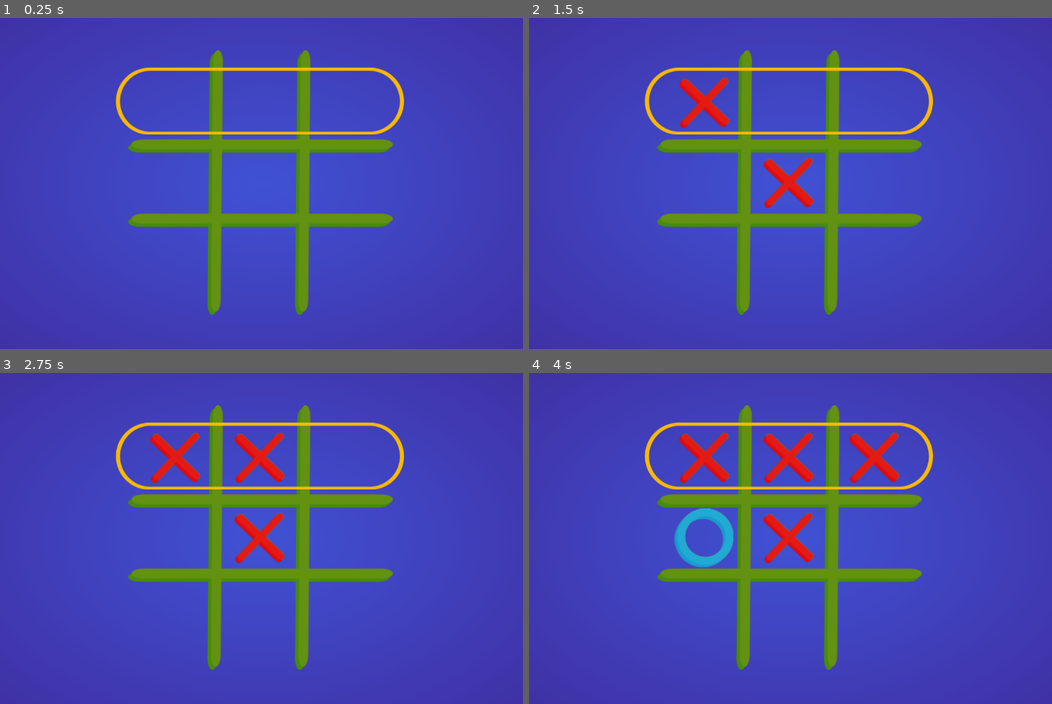
Above: before the commit, frames 1-4 (two rows, left to right).
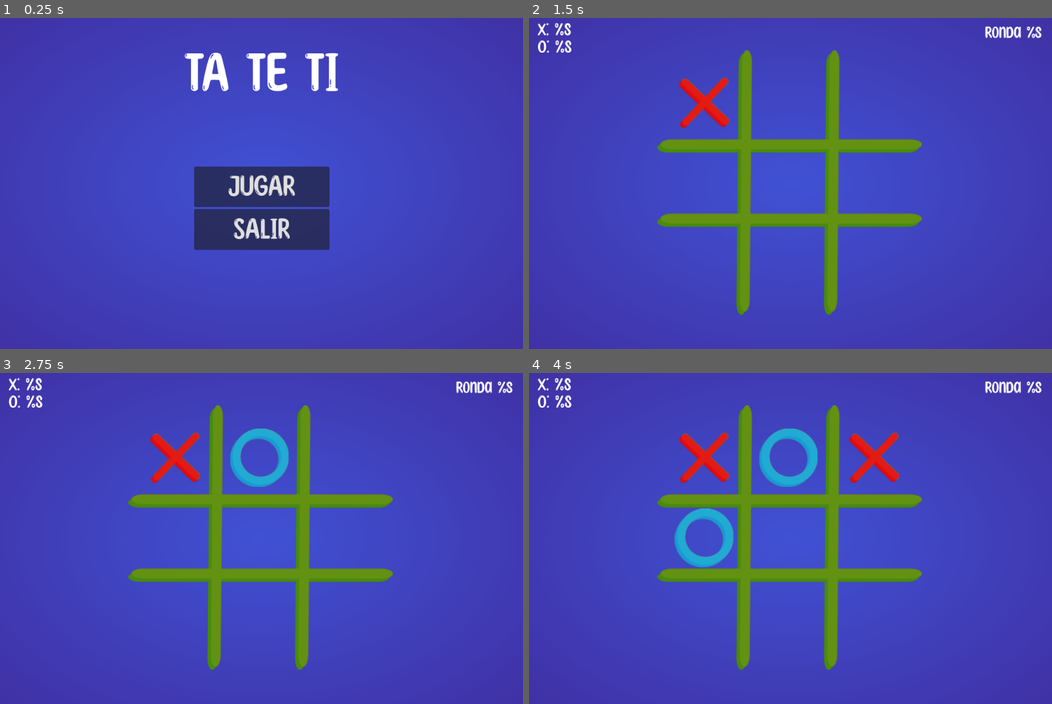
Above: after the commit, the same moments.

Repository: Exequiel25/TA-TE-TI
Game: Godot game, scene res://src/UI/pantalla_ppal.tscn
The game is run twice, just before and just after one commit, with the same random seed, the same clock (stepped at 60 frames per second) and the same inputs. Before the commit the project starts from res://src/Tableros/tablero_3x_3.tscn.
Inputs (mouse positions are in pixels of both pictures, inside the frame that each line leads up to):
- Up to frame 1 (0.25 s): no input
- Up to frame 2 (1.5 s): click (790, 186) at 0.5 s, where only the run after the commit has a clickable "JUGAR"; tap Enter at 1.25 s; move the mouse to (701, 104) at 1.27 s; click (701, 104) at 1.42 s
- Up to frame 3 (2.75 s): tap Space at 2 s; move the mouse to (261, 459) at 2.02 s; click (261, 459) at 2.17 s
- Up to frame 4 (4 s): tap Enter at 2.75 s; move the mouse to (874, 459) at 2.77 s; click (874, 459) at 2.92 s; tap Space at 3.5 s; move the mouse to (701, 538) at 3.52 s; click (701, 538) at 3.67 s

The runs differ from the first frame. In frame 1, 15% of the frame differs, in the area x 22-78%, y 9-90%; in frame 2, 2.6%; in frame 3, 3.9%; in frame 4, 3.9%.

Commit message:
UI mejoras, juego funcionando, labels posicionadas

Diff:
--- a/project.godot
+++ b/project.godot
@@ -11,14 +11,18 @@
 [application]
 
 config/name="TA-TE-TI"
-run/main_scene="res://src/Tableros/tablero_3x_3.tscn"
+run/main_scene="res://src/UI/pantalla_ppal.tscn"
 config/features=PackedStringArray("4.0", "Forward Plus")
 config/icon="res://icon.svg"
 
 [autoload]
 
-GameData="*res://src/Autoload/game_data.tscn"
+GameData3x3="*res://src/Autoload/game_data3x3.tscn"
 
 [display]
 
 window/size/viewport_width=1024
+
+[rendering]
+
+renderer/rendering_method="mobile"
--- a/src/Areas/AreaSeleccionable.gd
+++ b/src/Areas/AreaSeleccionable.gd
@@ -23,7 +23,7 @@
 	$sombra.hide()
 
 func set_texture():
-	if (GameData.turn):
+	if (GameData3x3.turn):
 		$x_o.texture = x
 		$sombra.texture = x_sombra
 	else:
@@ -36,5 +36,5 @@
 			selected = true
 			$sombra.hide()
 			$x_o.show()
-			GameData.play(pos)
+			GameData3x3.play(pos)
 			return true
--- a/src/Areas/focus3x3.tscn
+++ b/src/Areas/focus3x3.tscn
@@ -1,17 +1,61 @@
-[gd_scene load_steps=3 format=3 uid="uid://culltffopxhcb"]
+[gd_scene load_steps=6 format=3 uid="uid://culltffopxhcb"]
 
-[ext_resource type="Texture2D" uid="uid://b744d65w2w4ng" path="res://art/mask.png" id="1_pp7gd"]
-[ext_resource type="Texture2D" uid="uid://tialb5cqd607" path="res://art/mask_border.png" id="2_4knng"]
+[ext_resource type="Texture2D" uid="uid://tialb5cqd607" path="res://art/mask_border.png" id="1_mwcnd"]
+[ext_resource type="Texture2D" uid="uid://b744d65w2w4ng" path="res://art/mask.png" id="2_0djn3"]
+
+[sub_resource type="Animation" id="Animation_qnam4"]
+length = 0.001
+tracks/0/type = "value"
+tracks/0/imported = false
+tracks/0/enabled = true
+tracks/0/path = NodePath("PointLight2D/WinnerMask:visible")
+tracks/0/interp = 1
+tracks/0/loop_wrap = true
+tracks/0/keys = {
+"times": PackedFloat32Array(0),
+"transitions": PackedFloat32Array(1),
+"update": 1,
+"values": [false]
+}
+
+[sub_resource type="Animation" id="Animation_cp6hd"]
+resource_name = "blink"
+loop_mode = 1
+tracks/0/type = "value"
+tracks/0/imported = false
+tracks/0/enabled = true
+tracks/0/path = NodePath("PointLight2D/WinnerMask:visible")
+tracks/0/interp = 1
+tracks/0/loop_wrap = true
+tracks/0/keys = {
+"times": PackedFloat32Array(0, 0.8),
+"transitions": PackedFloat32Array(1, 1),
+"update": 1,
+"values": [true, false]
+}
+
+[sub_resource type="AnimationLibrary" id="AnimationLibrary_f7yfb"]
+_data = {
+"RESET": SubResource("Animation_qnam4"),
+"blink": SubResource("Animation_cp6hd")
+}
 
 [node name="Focus3x3" type="Node2D"]
 light_mask = 2
+metadata/_edit_group_ = true
 
 [node name="PointLight2D" type="PointLight2D" parent="."]
 light_mask = 2
-texture = ExtResource("1_pp7gd")
+blend_mode = 2
+texture = ExtResource("2_0djn3")
 
-[node name="Sprite2D" type="Sprite2D" parent="PointLight2D"]
+[node name="WinnerMask" type="Sprite2D" parent="PointLight2D"]
+visible = false
 light_mask = 2
-texture = ExtResource("2_4knng")
+texture = ExtResource("1_mwcnd")
 
 [node name="AnimationPlayer" type="AnimationPlayer" parent="."]
+autoplay = "blink"
+libraries = {
+"": SubResource("AnimationLibrary_f7yfb")
+}
--- a/src/Autoload/game_data.gd
+++ /dev/null
@@ -1,58 +0,0 @@
-extends Node
-
-@onready var x = preload("res://art/x.png")
-@onready var o = preload("res://art/o.png")
-@onready var x_sombra = preload("res://art/x_sombra.png")
-@onready var o_sombra = preload("res://art/o_sombra.png")
-
-var turn: bool = true	# True is for 'x' and False is for 'o'
-var win: bool = false
-
-var x_score: int = 0
-var o_score: int = 0
-
-# 0 is for empty, 1 is for 'x' and 2 is for 'o'
-var board = [[0,0,0],[0,0,0],[0,0,0]]
-
-func reset_board():
-	for i in range(3):
-		for j in range(3):
-			board[i][j] = 0
-
-func _ready():
-	reset_board()
-
-func check_win():
-	if board[0][0] == board[0][1] and board[0][1] == board[0][2] and board[0][0] != 0:
-		return true
-	elif board[1][0] == board[1][1] and board[1][1] == board[1][2] and board[1][0] != 0:
-		return true
-	elif board[2][0] == board[2][1] and board[2][1] == board[2][2] and board[2][0] != 0:
-		return true
-	elif board[0][0] == board[1][0] and board[1][0] == board[2][0] and board[0][0] != 0:
-		return true
-	elif board[0][1] == board[1][1] and board[1][1] == board[2][1] and board[0][1] != 0:
-		return true
-	elif board[0][2] == board[1][2] and board[1][2] == board[2][2] and board[0][2] != 0:
-		return true
-	elif board[0][0] == board[1][1] and board[1][1] == board[2][2] and board[0][0] != 0:
-		return true
-	elif board[0][2] == board[1][1] and board[1][1] == board[2][0] and board[0][2] != 0:
-		return true
-	else:
-		return false
-
-func play(pos):
-	board[pos/3][pos%3] = 1 if turn else 2
-	win = check_win()
-	if win:
-		player_won()
-
-func player_won():
-	if turn:
-		x_score += 1
-	else:
-		o_score += 1
-	reset_board()
-	turn = not turn
-	win = false
--- a/src/Autoload/game_data.tscn
+++ /dev/null
@@ -1,6 +0,0 @@
-[gd_scene load_steps=2 format=3 uid="uid://lks4slb7lm3t"]
-
-[ext_resource type="Script" path="res://src/Autoload/game_data.gd" id="1_8e1ur"]
-
-[node name="GameData" type="Node"]
-script = ExtResource("1_8e1ur")
--- /dev/null
+++ b/src/Autoload/game_data3x3.gd
@@ -0,0 +1,141 @@
+extends Node
+
+@onready var x = preload("res://art/x.png")
+@onready var o = preload("res://art/o.png")
+@onready var x_sombra = preload("res://art/x_sombra.png")
+@onready var o_sombra = preload("res://art/o_sombra.png")
+
+@onready var focus = preload("res://src/Areas/focus3x3.tscn")
+
+var turn: bool = true	# True is for 'x' and False is for 'o'
+var win: bool = false
+var paused: bool = false
+
+var x_score: int = 0
+var o_score: int = 0
+
+# 0 is for empty, 1 is for 'x' and 2 is for 'o'
+var board = [[0,0,0],[0,0,0],[0,0,0]]
+# first char is 'h' for horizontal, 'v' for vertical and 'd' for diagonal
+# second char is 't' for top, 'm' for middle and 'b' for bottom
+# third char is 'l' for left, 'c' for center and 'r' for right
+var win_line = ""
+
+var timer = Timer.new()
+
+
+func reset_board():
+	for i in range(3):
+		for j in range(3):
+			board[i][j] = 0
+
+func _ready():
+	reset_board()
+	timer.connect("timeout", _on_wait_timer_timeout)
+	timer.wait_time = 2
+	timer.one_shot = true
+	add_child(timer)
+
+
+func check_win():
+	if board[0][0] == board[0][1] and board[0][1] == board[0][2] and board[0][0] != 0:
+		win_line = "htc"
+		return true
+	elif board[1][0] == board[1][1] and board[1][1] == board[1][2] and board[1][0] != 0:
+		win_line = "hmc"
+		return true
+	elif board[2][0] == board[2][1] and board[2][1] == board[2][2] and board[2][0] != 0:
+		win_line = "hbc"
+		return true
+	elif board[0][0] == board[1][0] and board[1][0] == board[2][0] and board[0][0] != 0:
+		win_line = "vtl"
+		return true
+	elif board[0][1] == board[1][1] and board[1][1] == board[2][1] and board[0][1] != 0:
+		win_line = "vtc"
+		return true
+	elif board[0][2] == board[1][2] and board[1][2] == board[2][2] and board[0][2] != 0:
+		win_line = "vtr"
+		return true
+	elif board[0][0] == board[1][1] and board[1][1] == board[2][2] and board[0][0] != 0:
+		win_line = "dtl"
+		return true
+	elif board[0][2] == board[1][1] and board[1][1] == board[2][0] and board[0][2] != 0:
+		win_line = "dtr"
+		return true
+	else:
+		return false
+
+func play(pos):
+	board[pos/3][pos%3] = 1 if turn else 2
+	win = check_win()
+	if win:
+		player_won()
+	turn = not turn
+
+func place_marker():
+	# Create a CanvasLayer called FgCanvasaLayer
+	var canvas_node = CanvasLayer.new()
+	canvas_node.name = "MaskCanvasLayer"
+	canvas_node.layer = 1
+	add_child(canvas_node)
+
+	# Create a TextureRect called Marker
+	var marker = TextureRect.new()
+	marker.name = "Marker"
+	# center layout
+	marker.set_anchors_preset(Control.PRESET_CENTER)
+	canvas_node.add_child(marker)
+
+	# Add marker as canvas_node child
+	var inst = focus.instantiate()
+	inst.name = "Focus"
+
+	# Set position and direction
+	if win_line[0] == "h":	# Horizontal
+		inst.rotation_degrees = 0
+		if win_line[1] == "t":	# top
+			inst.position.y -= 158
+		elif win_line[1] == "b":	# bottom
+			inst.position.y += 152
+	elif win_line[0] == "v":	# Vertical
+		inst.rotation_degrees = 90
+		inst.position.x -= 4
+		if win_line[2] == "l":	# left
+			inst.position.x -= 165
+		elif win_line[2] == "r":	# right
+			inst.position.x += 166
+	elif win_line[0] == "d":
+		inst.rotation_degrees = 45 if win_line[2] == "l" else -45
+		inst.scale.x = 1.2
+		inst.scale.y = 1.1
+
+	marker.add_child(inst)
+
+func player_won():
+	place_marker()
+	if turn:
+		x_score += 1
+	else:
+		o_score += 1
+
+	timer.start()
+
+
+func reset_game():
+	# reset_board()
+	win = false
+	x_score = 0
+	o_score = 0
+	turn = true
+
+func remove_pause_instance():
+	$PantallaFinalPartida.queue_free()
+	$MaskCanvasLayer.queue_free()
+	reset_board()
+
+
+func _on_wait_timer_timeout():
+	var pause_instance = load("res://src/UI/pantalla_final_partida.tscn").instantiate()
+	add_child(pause_instance)
+	paused = true
+	get_tree().paused = true
--- /dev/null
+++ b/src/Autoload/game_data3x3.tscn
@@ -0,0 +1,6 @@
+[gd_scene load_steps=2 format=3 uid="uid://cx6rr76pv4j0m"]
+
+[ext_resource type="Script" path="res://src/Autoload/game_data3x3.gd" id="1_8e1ur"]
+
+[node name="GameData3x3" type="Node"]
+script = ExtResource("1_8e1ur")
--- a/src/Tableros/grilla.gd
+++ b/src/Tableros/grilla.gd
@@ -4,20 +4,20 @@
 
 func _ready():
 	for child in children:
-		if (GameData.turn):
-			child.x_o.texture = GameData.x
-			child.sombra.texture = GameData.x_sombra
+		if (GameData3x3.turn):
+			child.x_o.texture = GameData3x3.x
+			child.sombra.texture = GameData3x3.x_sombra
 		else:
-			child.x_o.texture = GameData.o
-			child.sombra.texture = GameData.o_sombra
-		GameData.turn = not GameData.turn
+			child.x_o.texture = GameData3x3.o
+			child.sombra.texture = GameData3x3.o_sombra
+		GameData3x3.turn = not GameData3x3.turn
 
 func _on_area_clicked():
 	for child in children:
-		if (GameData.turn):
-			child.x_o.texture = GameData.x
-			child.sombra.texture = GameData.x_sombra
+		if (GameData3x3.turn):
+			child.x_o.texture = GameData3x3.x
+			child.sombra.texture = GameData3x3.x_sombra
 		else:
-			child.x_o.texture = GameData.o
-			child.sombra.texture = GameData.o_sombra
-		GameData.turn = not GameData.turn
+			child.x_o.texture = GameData3x3.o
+			child.sombra.texture = GameData3x3.o_sombra
+		GameData3x3.turn = not GameData3x3.turn
--- a/src/Tableros/tablero_3x_3.tscn
+++ b/src/Tableros/tablero_3x_3.tscn
@@ -3,14 +3,15 @@
 [ext_resource type="Texture2D" uid="uid://cewds7dxrich4" path="res://art/bg.png" id="1_tpw67"]
 [ext_resource type="Texture2D" uid="uid://cb3wto76pu5hi" path="res://art/grid.png" id="2_xmwr5"]
 [ext_resource type="PackedScene" uid="uid://cas1yl7eby3l7" path="res://src/Areas/AreaSeleccionable.tscn" id="3_llxfi"]
-[ext_resource type="PackedScene" uid="uid://culltffopxhcb" path="res://src/Areas/focus3x3.tscn" id="4_fc6mj"]
+[ext_resource type="PackedScene" uid="uid://d3o6jac12f2h0" path="res://src/UI/hud.tscn" id="4_qse88"]
 
 [node name="Tablero3x3" type="Node2D"]
+position = Vector2(0, 1)
 metadata/_edit_horizontal_guides_ = [323.0]
 metadata/_edit_vertical_guides_ = [509.0]
 
 [node name="BgCanvasLayer" type="CanvasLayer" parent="."]
-layer = -100
+layer = 0
 
 [node name="fondo" type="TextureRect" parent="BgCanvasLayer"]
 anchors_preset = 15
@@ -20,6 +21,8 @@
 grow_vertical = 2
 texture = ExtResource("1_tpw67")
 expand_mode = 1
+
+[node name="HUD" parent="BgCanvasLayer" instance=ExtResource("4_qse88")]
 
 [node name="grilla" type="TextureRect" parent="BgCanvasLayer"]
 anchors_preset = 8
@@ -72,6 +75,3 @@
 [node name="AreaSeleccionable8" parent="BgCanvasLayer/grilla" instance=ExtResource("3_llxfi")]
 position = Vector2(354.2, 345)
 pos = 8
-
-[node name="Focus3x3" parent="." instance=ExtResource("4_fc6mj")]
-position = Vector2(509, 163)
--- /dev/null
+++ b/src/UI/cambiar_escena_boton.gd
@@ -0,0 +1,8 @@
+extends Button
+
+@export_file var next_scene_path: String = ""
+
+func _on_button_up():
+	if GameData3x3.paused:
+		GameData3x3.remove_pause_instance()
+	get_tree().change_scene_to_file(next_scene_path)
--- /dev/null
+++ b/src/UI/cambiar_escena_boton.tscn
@@ -0,0 +1,13 @@
+[gd_scene load_steps=3 format=3 uid="uid://dryeddiabmtlg"]
+
+[ext_resource type="FontFile" uid="uid://brh7bt585vnag" path="res://fonts/SunnyspellsRegular-MV9ze.otf" id="1_wi1qc"]
+[ext_resource type="Script" path="res://src/UI/cambiar_escena_boton.gd" id="2_qiqic"]
+
+[node name="CambiarEscenaBoton" type="Button"]
+size_flags_vertical = 3
+theme_override_fonts/font = ExtResource("1_wi1qc")
+theme_override_font_sizes/font_size = 64
+text = "JUGAR"
+script = ExtResource("2_qiqic")
+
+[connection signal="button_up" from="." to="." method="_on_button_up"]
--- /dev/null
+++ b/src/UI/continuar_boton.gd
@@ -0,0 +1,7 @@
+extends Button
+
+
+func _on_button_up():
+    GameData3x3.reset_game()
+    get_tree().paused = false
+    get_tree().change_scene_to_file("res://src/Tableros/tablero_3x_3.tscn")
--- /dev/null
+++ b/src/UI/continuar_boton.tscn
@@ -0,0 +1,13 @@
+[gd_scene load_steps=3 format=3 uid="uid://63s5yr0cbl0h"]
+
+[ext_resource type="FontFile" uid="uid://brh7bt585vnag" path="res://fonts/SunnyspellsRegular-MV9ze.otf" id="1_7mg7o"]
+[ext_resource type="Script" path="res://src/UI/continuar_boton.gd" id="2_hmcun"]
+
+[node name="CambiarEscenaBoton" type="Button"]
+size_flags_vertical = 3
+theme_override_fonts/font = ExtResource("1_7mg7o")
+theme_override_font_sizes/font_size = 64
+text = "JUGAR"
+script = ExtResource("2_hmcun")
+
+[connection signal="button_up" from="." to="." method="_on_button_up"]
--- /dev/null
+++ b/src/UI/continuar_buton.gd
@@ -0,0 +1,8 @@
+extends Button
+
+
+func _on_button_up():
+	get_tree().paused = false
+	GameData3x3.paused = false
+	get_tree().reload_current_scene()
+	GameData3x3.remove_pause_instance()
--- /dev/null
+++ b/src/UI/continuar_buton.tscn
@@ -0,0 +1,13 @@
+[gd_scene load_steps=3 format=3 uid="uid://b2r0xf3ny82uu"]
+
+[ext_resource type="FontFile" uid="uid://brh7bt585vnag" path="res://fonts/SunnyspellsRegular-MV9ze.otf" id="1_aexlu"]
+[ext_resource type="Script" path="res://src/UI/continuar_buton.gd" id="2_ikhvf"]
+
+[node name="ContinuarButon" type="Button"]
+size_flags_vertical = 3
+theme_override_fonts/font = ExtResource("1_aexlu")
+theme_override_font_sizes/font_size = 64
+text = "CONTINUAR"
+script = ExtResource("2_ikhvf")
+
+[connection signal="button_up" from="." to="." method="_on_button_up"]
--- /dev/null
+++ b/src/UI/hud.tscn
@@ -0,0 +1,37 @@
+[gd_scene load_steps=2 format=3 uid="uid://d3o6jac12f2h0"]
+
+[ext_resource type="FontFile" uid="uid://brh7bt585vnag" path="res://fonts/SunnyspellsRegular-MV9ze.otf" id="2_f41a4"]
+
+[node name="HUD" type="Control"]
+layout_mode = 3
+anchors_preset = 15
+anchor_right = 1.0
+anchor_bottom = 1.0
+grow_horizontal = 2
+grow_vertical = 2
+metadata/_edit_vertical_guides_ = [511.0]
+
+[node name="Rondas" type="Label" parent="."]
+layout_mode = 1
+anchors_preset = 1
+anchor_left = 1.0
+anchor_right = 1.0
+offset_left = -131.0
+offset_top = 14.0
+offset_right = -20.0
+offset_bottom = 47.0
+grow_horizontal = 0
+theme_override_fonts/font = ExtResource("2_f41a4")
+theme_override_font_sizes/font_size = 36
+text = "Ronda %s"
+
+[node name="Puntos" type="Label" parent="."]
+layout_mode = 1
+offset_left = 17.0
+offset_top = 8.0
+offset_right = 83.0
+offset_bottom = 76.0
+theme_override_fonts/font = ExtResource("2_f41a4")
+theme_override_font_sizes/font_size = 38
+text = "X: %s
+O: %s"
--- /dev/null
+++ b/src/UI/pantalla_final.tscn
@@ -0,0 +1,82 @@
+[gd_scene load_steps=7 format=3 uid="uid://cfo3eaddhn1dx"]
+
+[ext_resource type="Texture2D" uid="uid://cewds7dxrich4" path="res://art/bg.png" id="1_er4uh"]
+[ext_resource type="PackedScene" uid="uid://salp2t7i40n5" path="res://src/UI/titulo.tscn" id="2_qurmt"]
+[ext_resource type="FontFile" uid="uid://brh7bt585vnag" path="res://fonts/SunnyspellsRegular-MV9ze.otf" id="3_2q4ee"]
+[ext_resource type="PackedScene" uid="uid://dryeddiabmtlg" path="res://src/UI/cambiar_escena_boton.tscn" id="3_cjqhw"]
+[ext_resource type="PackedScene" path="res://src/UI/salir_boton.tscn" id="4_qjpht"]
+[ext_resource type="PackedScene" uid="uid://63s5yr0cbl0h" path="res://src/UI/continuar_boton.tscn" id="4_uoefx"]
+
+[node name="PantallaFinal" type="Control"]
+layout_mode = 3
+anchors_preset = 15
+anchor_right = 1.0
+anchor_bottom = 1.0
+grow_horizontal = 2
+grow_vertical = 2
+metadata/_edit_vertical_guides_ = [511.0]
+
+[node name="fondo" type="TextureRect" parent="."]
+layout_mode = 1
+anchors_preset = 15
+anchor_right = 1.0
+anchor_bottom = 1.0
+grow_horizontal = 2
+grow_vertical = 2
+texture = ExtResource("1_er4uh")
+expand_mode = 1
+
+[node name="Titulo" parent="." instance=ExtResource("2_qurmt")]
+layout_mode = 1
+offset_left = -30.0
+offset_top = 61.0
+offset_right = 30.0
+offset_bottom = 87.0
+text = "%s GANA"
+
+[node name="Puntaje" type="Label" parent="."]
+layout_mode = 1
+anchors_preset = 8
+anchor_left = 0.5
+anchor_top = 0.5
+anchor_right = 0.5
+anchor_bottom = 0.5
+offset_left = -127.0
+offset_top = -148.0
+offset_right = 127.0
+offset_bottom = 6.0
+grow_horizontal = 2
+grow_vertical = 2
+theme_override_fonts/font = ExtResource("3_2q4ee")
+theme_override_font_sizes/font_size = 40
+text = "X ganó %s rondas
+O ganó %s rondas"
+horizontal_alignment = 1
+vertical_alignment = 1
+uppercase = true
+
+[node name="Menu" type="VBoxContainer" parent="."]
+layout_mode = 1
+anchors_preset = 8
+anchor_left = 0.5
+anchor_top = 0.5
+anchor_right = 0.5
+anchor_bottom = 0.5
+offset_left = -132.0
+offset_top = 36.5
+offset_right = 133.0
+offset_bottom = 224.5
+grow_horizontal = 2
+grow_vertical = 2
+
+[node name="RevanchaBoton" parent="Menu" instance=ExtResource("4_uoefx")]
+layout_mode = 2
+text = "REVANCHA"
+
+[node name="IrMenuPpal" parent="Menu" instance=ExtResource("3_cjqhw")]
+layout_mode = 2
+text = "MENU"
+next_scene_path = "res://src/UI/pantalla_ppal.tscn"
+
+[node name="Salir" parent="Menu" instance=ExtResource("4_qjpht")]
+layout_mode = 2
--- /dev/null
+++ b/src/UI/pantalla_final_partida.tscn
@@ -0,0 +1,60 @@
+[gd_scene load_steps=5 format=3 uid="uid://bolceheq0x5nv"]
+
+[ext_resource type="PackedScene" uid="uid://salp2t7i40n5" path="res://src/UI/titulo.tscn" id="1_88qjo"]
+[ext_resource type="PackedScene" uid="uid://b2r0xf3ny82uu" path="res://src/UI/continuar_buton.tscn" id="2_7nxxr"]
+[ext_resource type="PackedScene" uid="uid://dryeddiabmtlg" path="res://src/UI/cambiar_escena_boton.tscn" id="3_3stu1"]
+[ext_resource type="PackedScene" path="res://src/UI/salir_boton.tscn" id="3_lli70"]
+
+[node name="PantallaFinalPartida" type="CanvasLayer"]
+process_mode = 3
+
+[node name="Control" type="Control" parent="."]
+layout_mode = 3
+anchors_preset = 15
+anchor_right = 1.0
+anchor_bottom = 1.0
+grow_horizontal = 2
+grow_vertical = 2
+
+[node name="Sombreado" type="ColorRect" parent="Control"]
+layout_mode = 1
+anchors_preset = 15
+anchor_right = 1.0
+anchor_bottom = 1.0
+grow_horizontal = 2
+grow_vertical = 2
+color = Color(0, 0, 0, 0.235294)
+
+[node name="Titulo" parent="Control/Sombreado" instance=ExtResource("1_88qjo")]
+layout_mode = 1
+offset_left = -151.5
+offset_top = 61.0
+offset_right = 151.5
+offset_bottom = 161.0
+text = "ronda terminada"
+autowrap_mode = 2
+
+[node name="Menu" type="VBoxContainer" parent="Control/Sombreado"]
+layout_mode = 1
+anchors_preset = 8
+anchor_left = 0.5
+anchor_top = 0.5
+anchor_right = 0.5
+anchor_bottom = 0.5
+offset_left = -132.0
+offset_top = -33.0
+offset_right = 133.0
+offset_bottom = 130.0
+grow_horizontal = 2
+grow_vertical = 2
+
+[node name="ContinuarButon" parent="Control/Sombreado/Menu" instance=ExtResource("2_7nxxr")]
+layout_mode = 2
+
+[node name="TerminarBoton" parent="Control/Sombreado/Menu" instance=ExtResource("3_3stu1")]
+layout_mode = 2
+text = "TERMINAR"
+next_scene_path = "res://src/UI/pantalla_final.tscn"
+
+[node name="Salir" parent="Control/Sombreado/Menu" instance=ExtResource("3_lli70")]
+layout_mode = 2
--- /dev/null
+++ b/src/UI/pantalla_ppal.tscn
@@ -0,0 +1,53 @@
+[gd_scene load_steps=5 format=3 uid="uid://v6unie24siok"]
+
+[ext_resource type="Texture2D" uid="uid://cewds7dxrich4" path="res://art/bg.png" id="1_uyru8"]
+[ext_resource type="PackedScene" uid="uid://salp2t7i40n5" path="res://src/UI/titulo.tscn" id="2_fngh4"]
+[ext_resource type="PackedScene" uid="uid://dryeddiabmtlg" path="res://src/UI/cambiar_escena_boton.tscn" id="3_3aef3"]
+[ext_resource type="PackedScene" path="res://src/UI/salir_boton.tscn" id="4_nkfy7"]
+
+[node name="PantallaPpal" type="Control"]
+layout_mode = 3
+anchors_preset = 15
+anchor_right = 1.0
+anchor_bottom = 1.0
+grow_horizontal = 2
+grow_vertical = 2
+metadata/_edit_vertical_guides_ = [511.0]
+
+[node name="fondo" type="TextureRect" parent="."]
+layout_mode = 1
+anchors_preset = 15
+anchor_right = 1.0
+anchor_bottom = 1.0
+grow_horizontal = 2
+grow_vertical = 2
+texture = ExtResource("1_uyru8")
+expand_mode = 1
+
+[node name="Titulo" parent="." instance=ExtResource("2_fngh4")]
+layout_mode = 1
+offset_left = -30.0
+offset_top = 61.0
+offset_right = 30.0
+offset_bottom = 87.0
+
+[node name="Menu" type="VBoxContainer" parent="."]
+layout_mode = 1
+anchors_preset = 8
+anchor_left = 0.5
+anchor_top = 0.5
+anchor_right = 0.5
+anchor_bottom = 0.5
+offset_left = -132.0
+offset_top = -33.0
+offset_right = 133.0
+offset_bottom = 130.0
+grow_horizontal = 2
+grow_vertical = 2
+
+[node name="Jugar" parent="Menu" instance=ExtResource("3_3aef3")]
+layout_mode = 2
+next_scene_path = "res://src/Tableros/tablero_3x_3.tscn"
+
+[node name="Salir" parent="Menu" instance=ExtResource("4_nkfy7")]
+layout_mode = 2
--- /dev/null
+++ b/src/UI/revancha_boton.tscn
@@ -0,0 +1,13 @@
+[gd_scene load_steps=3 format=3 uid="uid://r8od763jbh0t"]
+
+[ext_resource type="FontFile" uid="uid://brh7bt585vnag" path="res://fonts/SunnyspellsRegular-MV9ze.otf" id="1_b6fu5"]
+[ext_resource type="Script" path="res://src/UI/continuar_boton.gd" id="2_r2a1d"]
+
+[node name="CambiarEscenaBoton" type="Button"]
+size_flags_vertical = 3
+theme_override_fonts/font = ExtResource("1_b6fu5")
+theme_override_font_sizes/font_size = 64
+text = "JUGAR"
+script = ExtResource("2_r2a1d")
+
+[connection signal="button_up" from="." to="." method="_on_button_up"]
--- /dev/null
+++ b/src/UI/salir_boton.gd
@@ -0,0 +1,4 @@
+extends Button
+
+func _on_button_up():
+	get_tree().quit()
--- /dev/null
+++ b/src/UI/salir_boton.tscn
@@ -0,0 +1,13 @@
+[gd_scene load_steps=3 format=3]
+
+[ext_resource type="FontFile" uid="uid://brh7bt585vnag" path="res://fonts/SunnyspellsRegular-MV9ze.otf" id="1_qggtd"]
+[ext_resource type="Script" path="res://src/UI/salir_boton.gd" id="2_xdk08"]
+
+[node name="Salir" type="Button"]
+size_flags_vertical = 3
+theme_override_fonts/font = ExtResource("1_qggtd")
+theme_override_font_sizes/font_size = 64
+text = "SALIR"
+script = ExtResource("2_xdk08")
+
+[connection signal="button_up" from="." to="." method="_on_button_up"]
--- /dev/null
+++ b/src/UI/titulo.tscn
@@ -0,0 +1,18 @@
+[gd_scene load_steps=2 format=3 uid="uid://salp2t7i40n5"]
+
+[ext_resource type="FontFile" uid="uid://brh7bt585vnag" path="res://fonts/SunnyspellsRegular-MV9ze.otf" id="1_ye12m"]
+
+[node name="Titulo" type="Label"]
+anchors_preset = 5
+anchor_left = 0.5
+anchor_right = 0.5
+offset_left = -20.0
+offset_right = 20.0
+offset_bottom = 23.0
+grow_horizontal = 2
+theme_override_fonts/font = ExtResource("1_ye12m")
+theme_override_font_sizes/font_size = 120
+text = "Ta Te Ti"
+horizontal_alignment = 1
+vertical_alignment = 1
+uppercase = true
Not shown, added: art/light.png.import
Binary file added: fonts/SunnyspellsRegular-MV9ze.otf
Not shown, added: fonts/SunnyspellsRegular-MV9ze.otf.import
Not shown, added: fonts/info.txt
Empty file added: src/UI/pantalla_final_partida.gd
